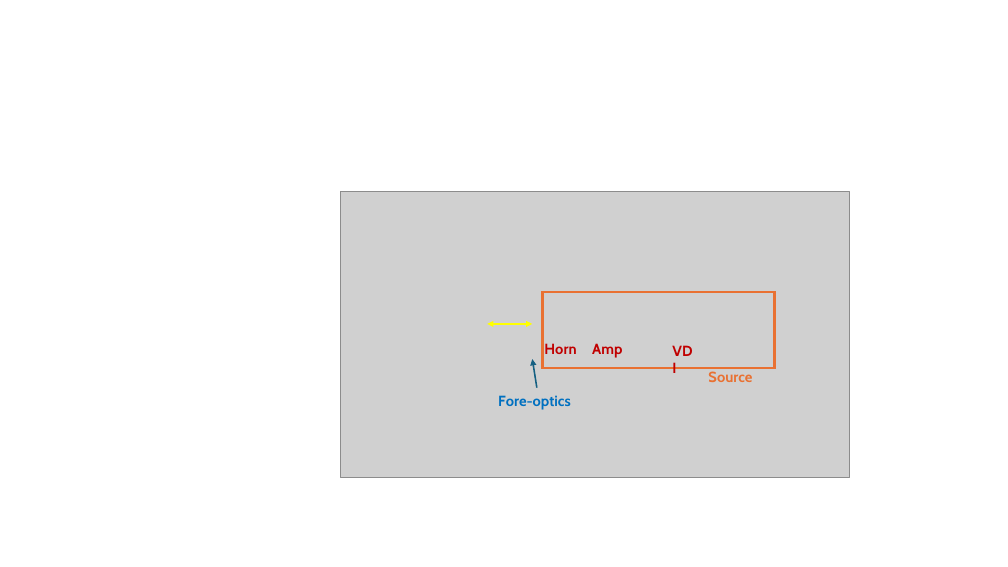
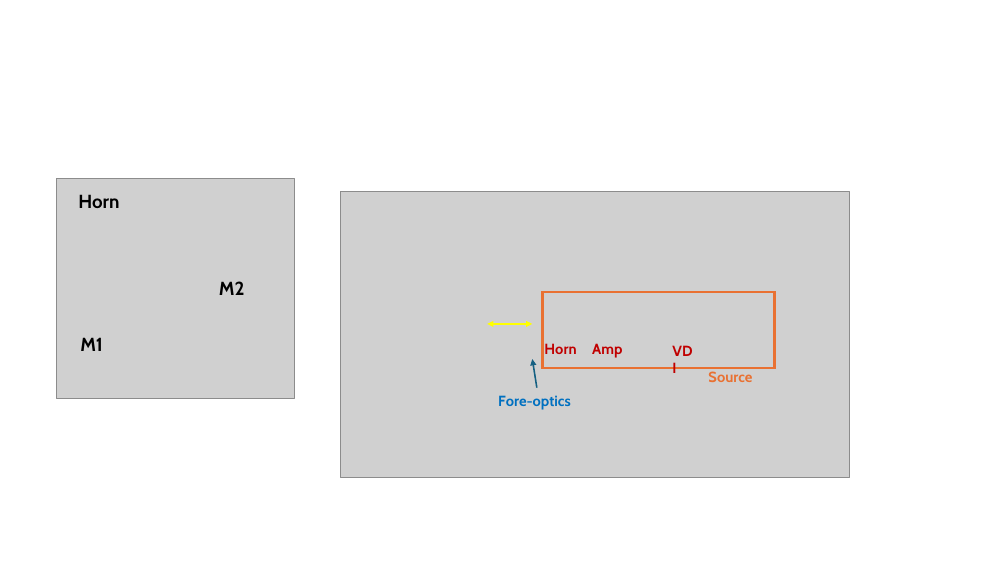
Before and after one commit to XiaodongRencologne/GaussianOptics, a slide deck: slide 1 of doc/plots.pptx. Drawn at 1008x567 pixels with LibreOffice and Linux fonts; fonts in the diff are those of the drawing; grey boxes stand for pictures. Boxes give left, top, right and bottom in pixels: in the first picture for what was removed or moved away, otherwise in the second. Text is boxed around its words. In the diff, an @@ line names an element or a change of style, - is before the commit and + after.

```diff
--- a/doc/plots.pptx
+++ b/doc/plots.pptx
@@ group added at [57, 178, 294, 399]: 3 texts, 1 picture @@
+M2
+M1
+Horn
```
Also in this commit, not shown: 2 slides added, 19 other files.
